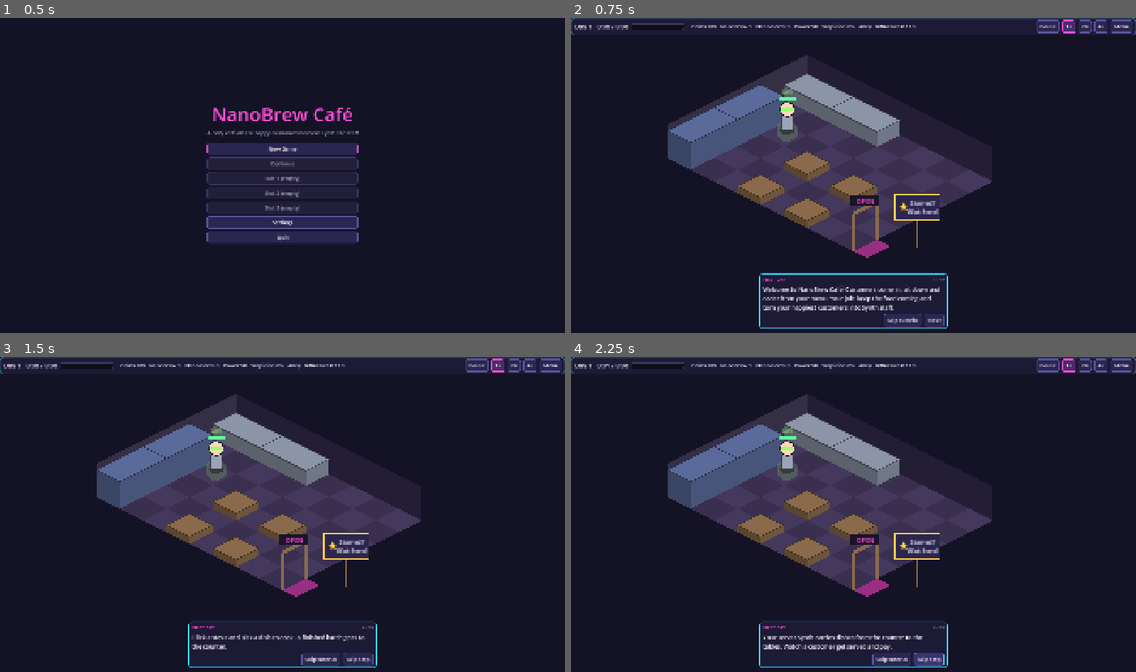
Above: before the commit, frames 1-4 (two rows, left to right).
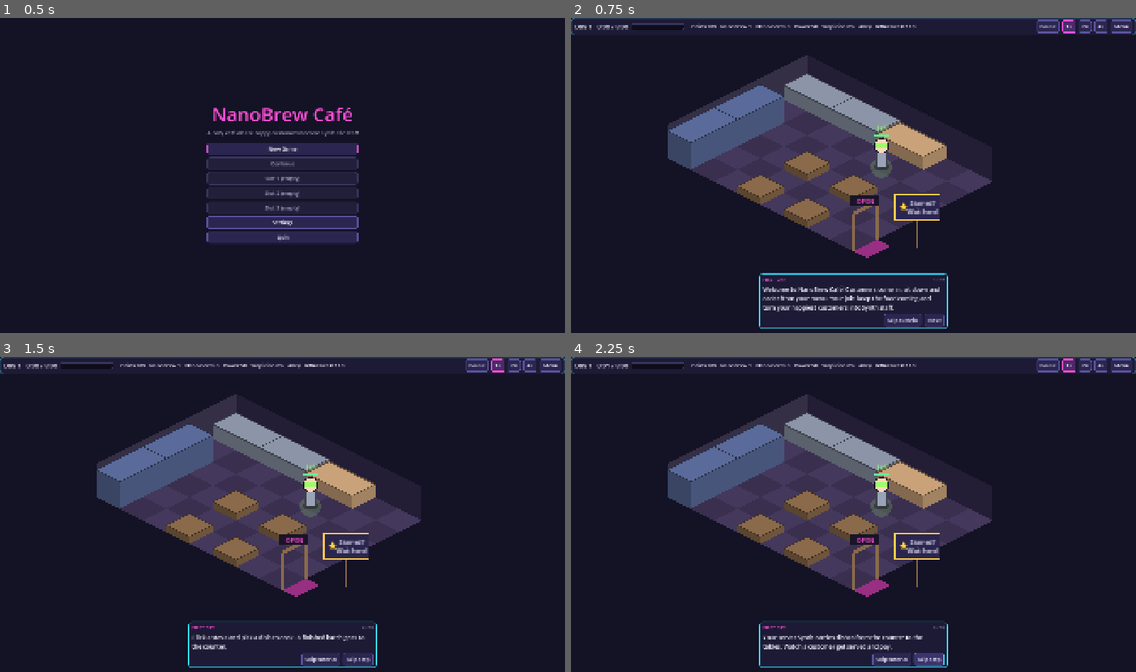
Above: after the commit, the same moments.

Repository: KoraWolF/cafe-sim-game
Game: Godot game, scene res://src/ui/main.tscn
The game is run twice, just before and just after one commit, with the same random seed, the same clock (stepped at 60 frames per second) and the same inputs.
Inputs:
- Up to frame 1 (0.5 s): no input
- Up to frame 2 (0.75 s): click "New Game" at 0.5 s
- Up to frame 3 (1.5 s): click "Next" at 1.25 s
- Up to frame 4 (2.25 s): click "Skip step" at 2 s

Frame 1 is identical in both runs. In frame 2, 1.8% of the frame differs, in the area x 36-67%, y 22-51%; in frame 3, 1.8%; in frame 4, 1.8%.

Commit message:
Add the counter piece: ready dishes stack on it, servers pick up there, the last one stays; save format v6
Co-Authored-By: Claude Opus 5.5 <noreply@anthropic.com>

Diff:
--- a/data/balance.json
+++ b/data/balance.json
@@ -26,11 +26,12 @@
 	"start_seats": 4,
 	"start_stoves": 2,
 	"start_pods": 2,
+	"start_counters": 1,
 	"start_menu_slots": 2,
 	"floor_width": 8,
 	"start_floor_rows": 6,
 	"start_layout": [
-		{"piece": "stove", "cell": [0, 0]}, {"piece": "stove", "cell": [2, 0]},
+		{"piece": "stove", "cell": [0, 0]}, {"piece": "stove", "cell": [2, 0]}, {"piece": "counter", "cell": [4, 0]},
 		{"piece": "pod", "cell": [0, 2]}, {"piece": "pod", "cell": [0, 4]},
 		{"piece": "seat", "cell": [3, 3]}, {"piece": "seat", "cell": [5, 3]},
 		{"piece": "seat", "cell": [3, 5]}, {"piece": "seat", "cell": [5, 5]}
--- a/data/pieces.json
+++ b/data/pieces.json
@@ -2,6 +2,7 @@
 	{"id": "seat", "kind": "seat", "size": [1, 1], "tags": ["seat"]},
 	{"id": "stove", "kind": "stove", "size": [2, 1], "tags": ["kitchen"]},
 	{"id": "pod", "kind": "pod", "size": [1, 2], "tags": ["tech"]},
+	{"id": "counter", "kind": "counter", "size": [2, 1], "tags": ["kitchen"]},
 
 	{"id": "potted_fern", "kind": "decor", "size": [1, 1], "price": 100, "vibe": 3, "tags": ["plant"]},
 	{"id": "bubble_lamp", "kind": "decor", "size": [1, 1], "price": 180, "vibe": 4, "tags": ["light", "cozy"]},
--- a/locale/ui.csv
+++ b/locale/ui.csv
@@ -237,3 +237,4 @@
 ui.door_closed,CLOSED
 ui.call_board_1,Starred?
 ui.call_board_2,Wait here!
+error.counter_needed,The café needs at least one counter for finished dishes.
--- a/src/content/balance_config.gd
+++ b/src/content/balance_config.gd
@@ -47,6 +47,8 @@
 var start_seats: int = 4
 var start_stoves: int = 2
 var start_pods: int = 2
+## Counters a new game starts with (0 only in tests that lay out by hand).
+var start_counters: int = 1
 ## Dishes the player can put on the daily menu.
 var start_menu_slots: int = 2
 ## The café floor: floor_width tiles across, start_floor_rows deep (the floor
--- a/src/content/piece.gd
+++ b/src/content/piece.gd
@@ -1,13 +1,15 @@
 class_name Piece
 extends RefCounted
-## Something that stands on the café floor: furniture (seat, stove, Sync Pod),
+## Something that stands on the café floor: furniture (seat, stove, Sync Pod, counter),
 ## which comes from upgrades, or décor, which is bought for coins and adds Vibe.
 
 const SEAT: String = "seat"
 const STOVE: String = "stove"
 const POD: String = "pod"
+## Where finished dishes wait for servers. A café always keeps at least one.
+const COUNTER: String = "counter"
 const DECOR: String = "decor"
-const KINDS: Array[String] = [SEAT, STOVE, POD, DECOR]
+const KINDS: Array[String] = [SEAT, STOVE, POD, COUNTER, DECOR]
 
 var id: String = ""
 var kind: String = DECOR
--- a/src/core/game_data.gd
+++ b/src/core/game_data.gd
@@ -136,7 +136,7 @@
 				errors.append("rival %s: duplicate id or no defenders" % rival.id)
 			rival_ids[rival.id] = true
 	# Furniture pieces share their kind's id: the stove upgrade gives a "stove" piece.
-	for kind: String in [Piece.SEAT, Piece.STOVE, Piece.POD]:
+	for kind: String in [Piece.SEAT, Piece.STOVE, Piece.POD, Piece.COUNTER]:
 		if not pieces.has(kind) or pieces[kind].kind != kind:
 			errors.append("furniture piece '%s' is missing" % kind)
 	for piece: Piece in pieces.values():
--- a/src/core/game_state.gd
+++ b/src/core/game_state.gd
@@ -87,7 +87,8 @@
 	state.power = b.start_power
 	state.security = b.start_security
 	state.floor_rows = b.start_floor_rows
-	var wanted: Dictionary[String, int] = {Piece.STOVE: b.start_stoves, Piece.POD: b.start_pods, Piece.SEAT: b.start_seats}
+	var wanted: Dictionary[String, int] = {Piece.STOVE: b.start_stoves, Piece.COUNTER: b.start_counters, Piece.POD: b.start_pods,
+		Piece.SEAT: b.start_seats}
 	for entry: Variant in b.start_layout:
 		if not entry is Dictionary or wanted.get(str(entry.get("piece", "")), 0) <= 0:
 			continue
@@ -99,7 +100,7 @@
 			if Layout.check_spot(state, piece_id, cell, rotated, data) == GameLoop.OK:
 				Layout.place_new(state, piece_id, cell, rotated, data)
 				wanted[piece_id] -= 1
-	for piece_id: String in [Piece.STOVE, Piece.POD, Piece.SEAT]:
+	for piece_id: String in [Piece.STOVE, Piece.COUNTER, Piece.POD, Piece.SEAT]:
 		for i: int in wanted[piece_id]:
 			if not Layout.auto_place(state, piece_id, data):
 				push_error("GameState: the starting furniture does not fit the floor")
--- a/src/core/save_system.gd
+++ b/src/core/save_system.gd
@@ -15,7 +15,8 @@
 ## 4: daily menu and menu slots.
 ## 5: the café floor (placed pieces, storage, floor rows); seats and Pods are no
 ##    longer saved, they come from the floor.
-const VERSION: int = 5
+## 6: the counter piece (older saves get one placed on load).
+const VERSION: int = 6
 const SAVE_DIR: String = "user://saves"
 const SLOTS: int = 3
 
@@ -193,6 +194,10 @@
 			raw["floor_rows"] = 6
 			raw["placed"] = []
 			raw["storage"] = {}
+			return raw
+		5:
+			# Before the counter: one is placed on load (needs GameData, see _add_counter).
+			raw["needs_counter"] = true
 			return raw
 	return {}
 
@@ -413,6 +418,9 @@
 	var state := from_dict(current)
 	if current.get("needs_layout", false):
 		_lay_out_old(state, current, data)
+	if current.get("needs_counter", false) and Layout.count_placed(state, Piece.COUNTER, data) == 0:
+		while not Layout.auto_place(state, Piece.COUNTER, data):
+			state.floor_rows += 2
 	Layout.refresh(state, data)
 	errors.append_array(validate(state, data))
 	return null if not errors.is_empty() else state
--- a/src/systems/game_loop.gd
+++ b/src/systems/game_loop.gd
@@ -42,6 +42,7 @@
 const OVERLAP: String = "overlap"
 const UNKNOWN_PLACED: String = "unknown_placed"
 const POD_IN_USE: String = "pod_in_use"
+const COUNTER_NEEDED: String = "counter_needed"
 const MAXED: String = "maxed"
 
 
--- a/src/systems/layout.gd
+++ b/src/systems/layout.gd
@@ -102,7 +102,7 @@
 	return GameLoop.OK
 
 
-## Back to storage. A cooking stove, or a Pod a Synth needs, stays put.
+## Back to storage. A cooking stove, a Pod a Synth needs, or the last counter stays put.
 static func pick_up(state: GameState, uid: String, data: GameData) -> String:
 	var placed := placed_by_uid(state, uid)
 	if placed == null:
@@ -294,6 +294,9 @@
 		Piece.POD:
 			if state.synths.size() > state.pods - 1:
 				return GameLoop.POD_IN_USE
+		Piece.COUNTER:
+			if count_placed(state, Piece.COUNTER, data) <= 1:
+				return GameLoop.COUNTER_NEEDED
 	return GameLoop.OK
 
 
--- a/src/ui/cafe_view.gd
+++ b/src/ui/cafe_view.gd
@@ -24,9 +24,9 @@
 ## Esc pressed while editing with nothing in hand.
 signal edit_exit_requested
 
-const HEIGHTS: Dictionary[String, float] = {"seat": 14.0, "stove": 30.0, "pod": 56.0, "decor": 22.0}
+const HEIGHTS: Dictionary[String, float] = {"seat": 14.0, "stove": 30.0, "pod": 56.0, "counter": 26.0, "decor": 22.0}
 const KIND_COLORS: Dictionary[String, Color] = {
-	"seat": Color("8a6a4a"), "stove": Color("8c95a8"), "pod": Color("5a6a9a"),
+	"seat": Color("8a6a4a"), "stove": Color("8c95a8"), "pod": Color("5a6a9a"), "counter": Color("c9a27a"),
 }
 const HEAD_HIT_RADIUS: float = 30.0
 const DRAG_THRESHOLD: float = 8.0
@@ -381,6 +381,28 @@
 			_text(label_at + Vector2(0, -20), UiText.name(recipe.id), 14, UiTheme.TEXT)
 	elif piece.kind == Piece.DECOR:
 		_text(label_at, UiText.name(piece.id), 12, UiTheme.TEXT_DIM)
+	elif piece.kind == Piece.COUNTER and placed == _first_counter(Session.state, data):
+		_draw_dishes_on(placed, size, HEIGHTS["counter"])
+
+
+## Ready dishes stacked on the counter: a cup per serving (up to 6 per dish) and a count.
+func _draw_dishes_on(placed: PlacedPiece, size: Vector2, height: float) -> void:
+	var state := Session.state
+	var ready: Array[String] = []
+	for recipe_id: String in state.counter:
+		if state.counter[recipe_id] > 0:
+			ready.append(recipe_id)
+	var top := Iso.centre(placed.cell, Vector2i(size)) - Vector2(0, height)
+	for i: int in ready.size():
+		var recipe_id := ready[i]
+		var spot := top + Vector2((i - (ready.size() - 1) * 0.5) * 30.0, 0)
+		var color := Color.from_hsv(fmod(recipe_id.hash() * 0.618, 1.0), 0.55, 0.95)
+		for cup: int in mini(state.counter[recipe_id], 6):
+			var at := spot + Vector2(0, -cup * 6.0)
+			draw_rect(Rect2(at + Vector2(-8, -8), Vector2(16, 8)), color)
+			draw_rect(Rect2(at + Vector2(-8, -8), Vector2(16, 8)), color.darkened(0.5), false, 1.5)
+		_text(spot + Vector2(0, -mini(state.counter[recipe_id], 6) * 6.0 - 14), "%s %d" % [UiText.name(recipe_id).left(6),
+			state.counter[recipe_id]], 12, UiTheme.TEXT)
 
 
 static func piece_color(piece: Piece) -> Color:
@@ -515,11 +537,23 @@
 	return Vector2(placed.cell) + Vector2(0.5, 0.5)
 
 
-## Where servers pick up dishes: in front of the first stove.
+## Where servers pick up dishes: in front of the first counter (or the first
+## stove in a café without one).
 func _pass_point(state: GameState, data: GameData) -> Vector2:
+	var counter := _first_counter(state, data)
+	if counter != null:
+		var size := Vector2(data.pieces[counter.piece_id].footprint(counter.rotated))
+		return Vector2(counter.cell) + Vector2(size.x * 0.5, size.y + 0.4)
 	if state.stoves.is_empty():
 		return Vector2(1, 1)
 	return _stove_front(0, state, data) + Vector2(0.4, 0.5)
+
+
+func _first_counter(state: GameState, data: GameData) -> PlacedPiece:
+	for placed: PlacedPiece in state.placed:
+		if data.pieces[placed.piece_id].kind == Piece.COUNTER:
+			return placed
+	return null
 
 
 func _stove_front(index: int, state: GameState, data: GameData) -> Vector2:
@@ -585,7 +619,10 @@
 	return head
 
 
+## Ready dishes as text, only for a café without a counter piece (the counter draws them).
 func _draw_counter(state: GameState, data: GameData) -> void:
+	if _first_counter(state, data) != null:
+		return
 	var at := Iso.to_world(_pass_point(state, data)) + Vector2(-150, 10)
 	var lines: Array[String] = []
 	for recipe_id: String in state.counter:
--- a/tests/fixtures.gd
+++ b/tests/fixtures.gd
@@ -38,7 +38,7 @@
 		"star_window_seconds": 10, "delivery_seconds": 4, "eat_seconds": 5, "tip_rate": 0.5, "min_pay_share": 0.5,
 		"low_battery_share": 0.2, "low_battery_factor": 0.5, "late_shift_start": 0.7,
 		"start_coins": 100, "start_nanobrew": 1, "start_cores": 0, "start_power": 10.0, "start_seats": 2,
-		"start_stoves": 2, "start_pods": 2, "start_menu_slots": 2, "favorite_weight": 3.0,
+		"start_stoves": 2, "start_pods": 2, "start_counters": 0, "start_menu_slots": 2, "favorite_weight": 3.0,
 		"floor_width": 8, "start_floor_rows": 6, "vibe_decay_per_point": 0.01, "vibe_meal_bonus": 0.1,
 		"vibe_meal_bonus_max": 10.0, "sell_refund": 0.5,
 		"favorite_satisfaction": 10.0, "start_security": 0.0, "start_district": "town",
@@ -102,6 +102,7 @@
 			{"id": "seat", "kind": "seat", "size": [1, 1], "tags": ["seat"]},
 			{"id": "stove", "kind": "stove", "size": [2, 1], "tags": ["kitchen"]},
 			{"id": "pod", "kind": "pod", "size": [1, 2], "tags": ["tech"]},
+			{"id": "counter", "kind": "counter", "size": [2, 1], "tags": ["kitchen"]},
 			{"id": "fern", "kind": "decor", "size": [1, 1], "price": 50, "vibe": 10, "tags": ["plant"]},
 			{"id": "lamp", "kind": "decor", "size": [1, 1], "price": 30, "vibe": 5, "tags": ["light"]},
 			{"id": "tank", "kind": "decor", "size": [2, 2], "price": 200, "vibe": 40, "tags": ["plant"]},
--- /dev/null
+++ b/tests/test_counter.gd
@@ -0,0 +1,36 @@
+extends TestCase
+## The counter piece: placed in a new game, the last one stays, older saves get one.
+
+
+func test_new_game_has_a_counter_next_to_the_stoves() -> void:
+	var data := GameData.load_default()
+	var state := GameState.new_game(1, data)
+	var counters := state.placed.filter(func(p: PlacedPiece) -> bool: return p.piece_id == "counter")
+	assert_eq(counters.size(), 1, "one counter")
+	assert_eq(counters[0].cell, Vector2i(4, 0), "beside the stoves on the back wall")
+
+
+func test_the_last_counter_cannot_be_removed() -> void:
+	var data := TestFixtures.data({"start_counters": 2})
+	var state := GameState.new_game(1, data)
+	GameLoop.advance(state, data.balance.shift_seconds, data)
+	var counters := state.placed.filter(func(p: PlacedPiece) -> bool: return p.piece_id == "counter")
+	assert_eq(GameLoop.pick_up_piece(state, counters[0].uid, data), GameLoop.OK, "a second counter can go")
+	assert_eq(GameLoop.pick_up_piece(state, counters[1].uid, data), GameLoop.COUNTER_NEEDED, "the last one stays")
+
+
+func test_version_5_save_gets_a_counter() -> void:
+	var data := TestFixtures.data()
+	var path := "user://test_saves/no_counter.json"
+	var raw := SaveSystem.to_dict(GameState.new_game(1, data))
+	raw["version"] = 5
+	DirAccess.make_dir_recursive_absolute(path.get_base_dir())
+	var file := FileAccess.open(path, FileAccess.WRITE)
+	file.store_string(JSON.stringify(raw))
+	file.close()
+	var errors: PackedStringArray = []
+	var loaded := SaveSystem.load_file(path, data, errors)
+	SaveSystem.delete_save(path)
+	assert_true(loaded != null, "loaded: %s" % ", ".join(errors))
+	if loaded != null:
+		assert_eq(Layout.count_placed(loaded, Piece.COUNTER, data), 1, "a counter was placed")
Not shown, added: tests/test_counter.gd.uid
Not shown, added: tests/test_playtest_fixes.gd.uid
